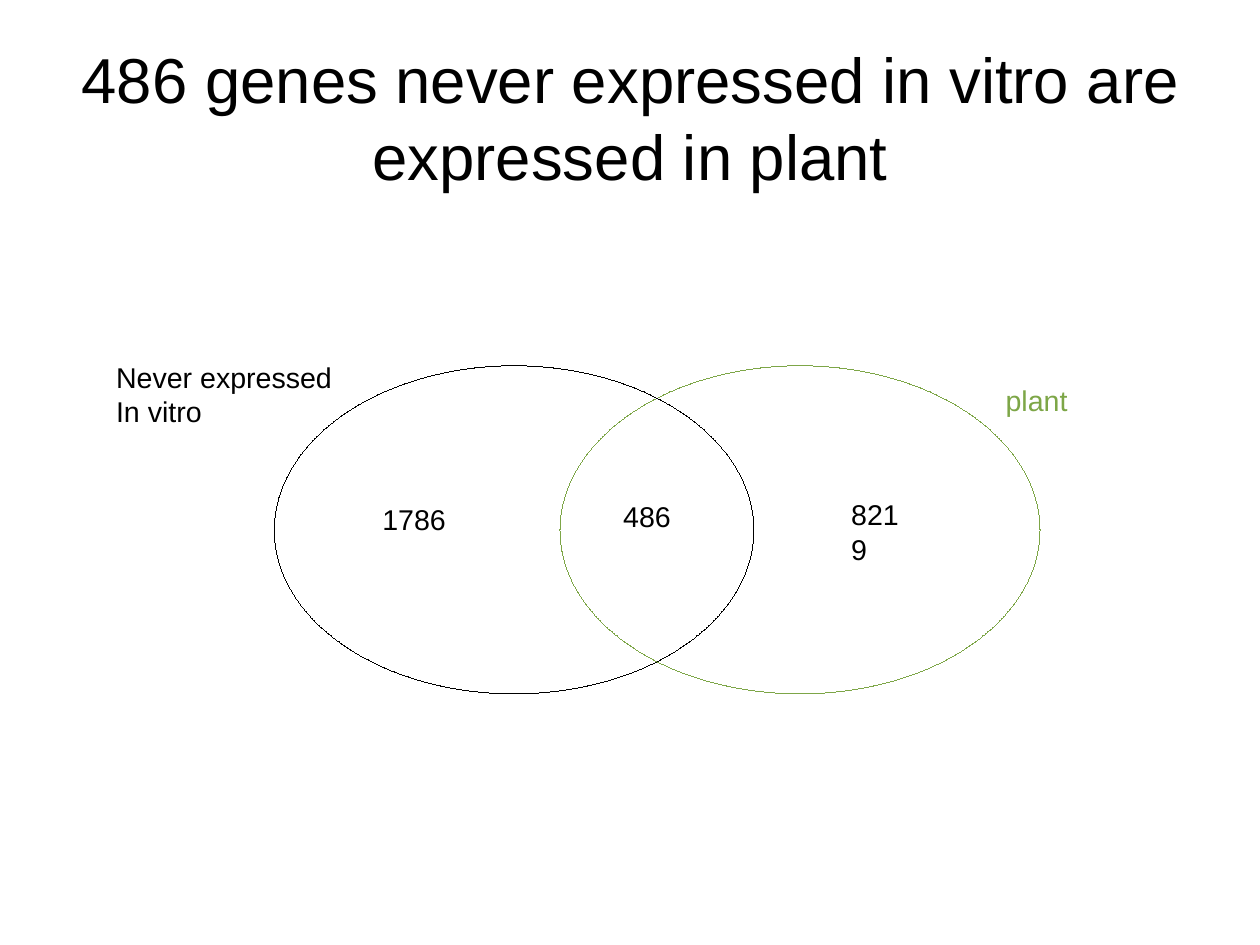
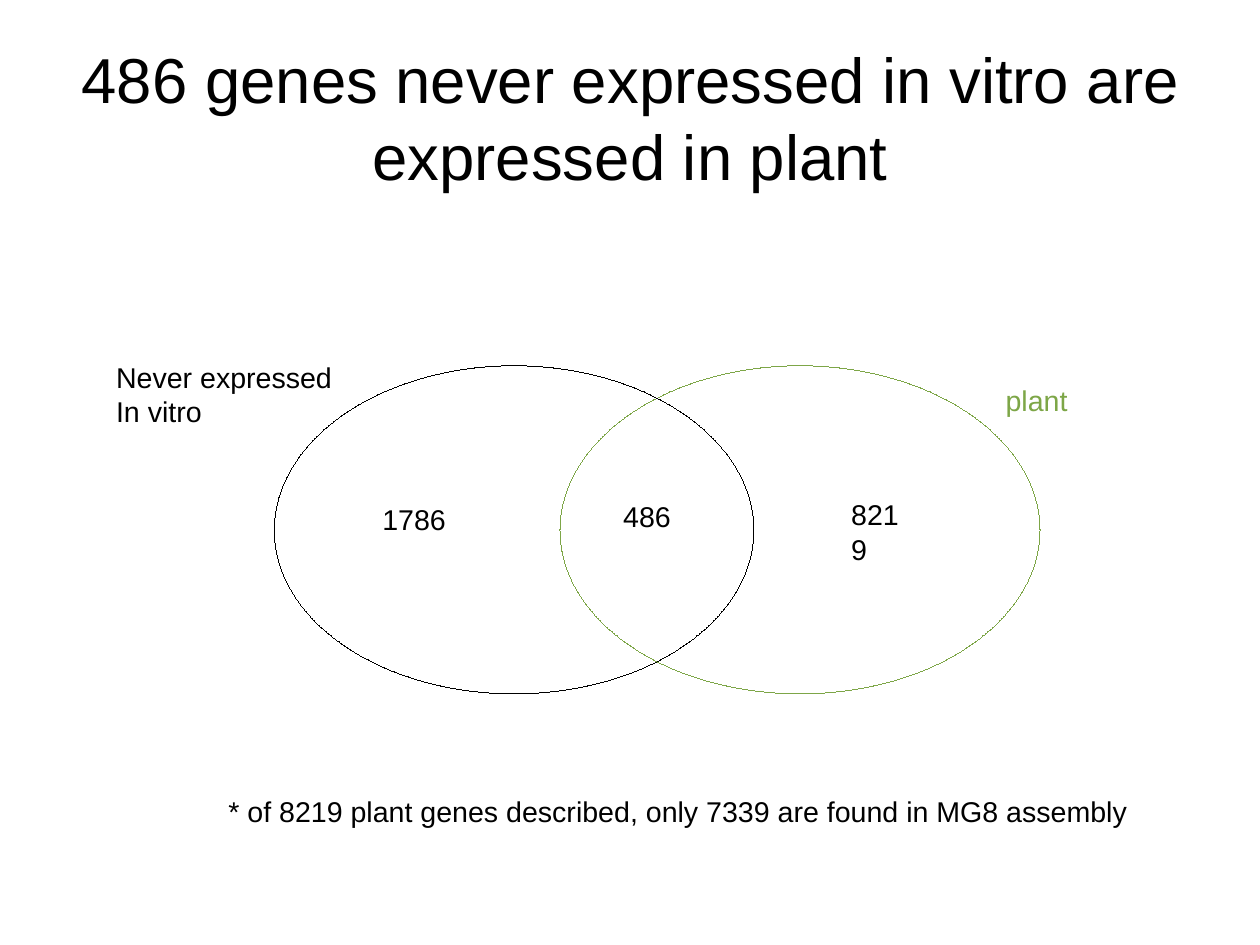
Before and after one commit to wilkinsonlab/m-oryzae-polya, a slide deck: slide 8 of oryzae_data.odp (slide 7 before the commit). Drawn at 1260x945 pixels with LibreOffice and Linux fonts; fonts in the diff are those of the drawing. Boxes give left, top, right and bottom in pixels: in the first picture for what was removed or moved away, otherwise in the second. Text is boxed around its words. In the diff, an @@ line names an element or a change of style, - is before the commit and + after.

```diff
--- a/oryzae_data.odp
+++ b/oryzae_data.odp
@@ text added at bbox=[247, 801, 1127, 828], 18 pt, text #000000 @@
+* of 8219 plant genes described, only 7339 are found in MG8 assembly
```
Also in this commit, not shown: 13 other slides changed, 3 slides added, 3 other files.
